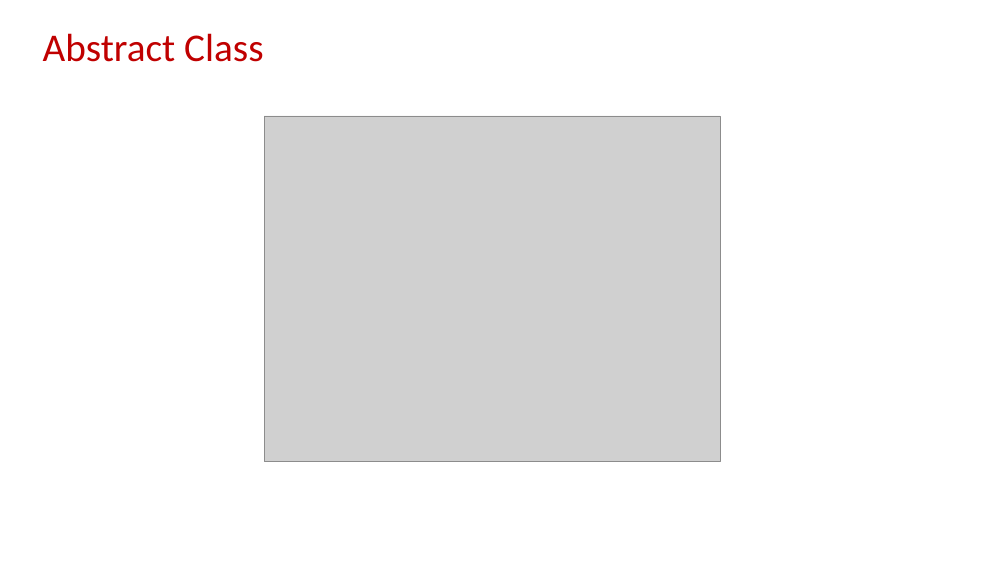
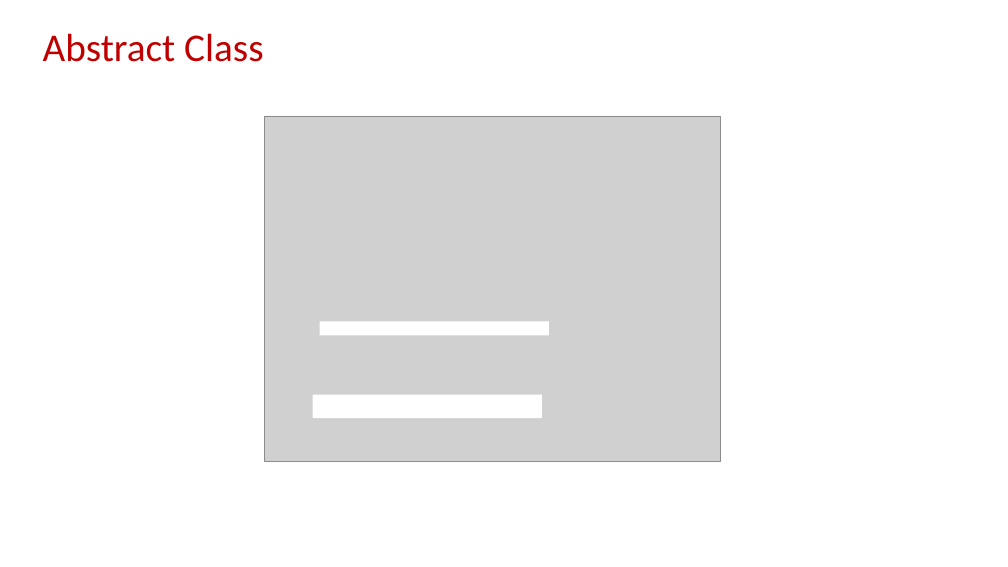
Before and after one commit to zyssm4/ch.bfh.btx8081.w2015.red, a slide deck: slide 3 of doc/Task12/Task 12.pptx. Drawn at 1008x567 pixels with LibreOffice and Linux fonts; fonts in the diff are those of the drawing; grey boxes stand for pictures. Boxes give left, top, right and bottom in pixels: in the first picture for what was removed or moved away, otherwise in the second. Text is boxed around its words. In the diff, an @@ line names an element or a change of style, - is before the commit and + after.

```diff
--- a/doc/Task12/Task 12.pptx
+++ b/doc/Task12/Task 12.pptx
@@ rectangle added at [320, 321, 549, 336], fill #FFFFFF @@
@@ rectangle added at [313, 395, 542, 418], fill #FFFFFF @@
```
Also in this commit, not shown: 2 other slides changed, 2 other files.
